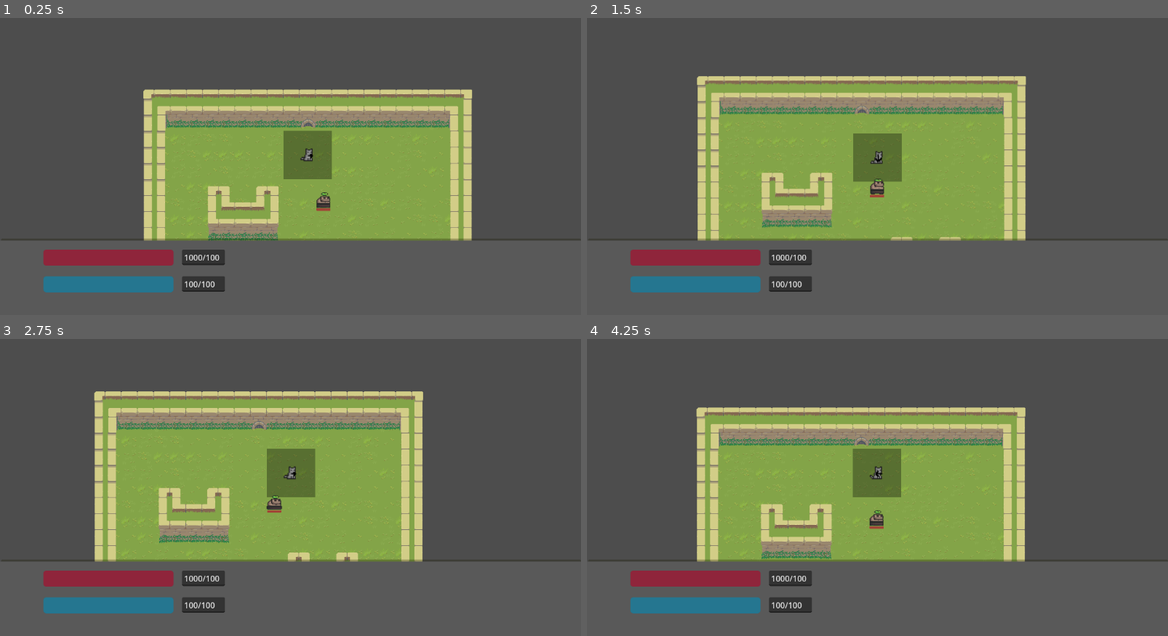
Above: before the commit, frames 1-4 (two rows, left to right).
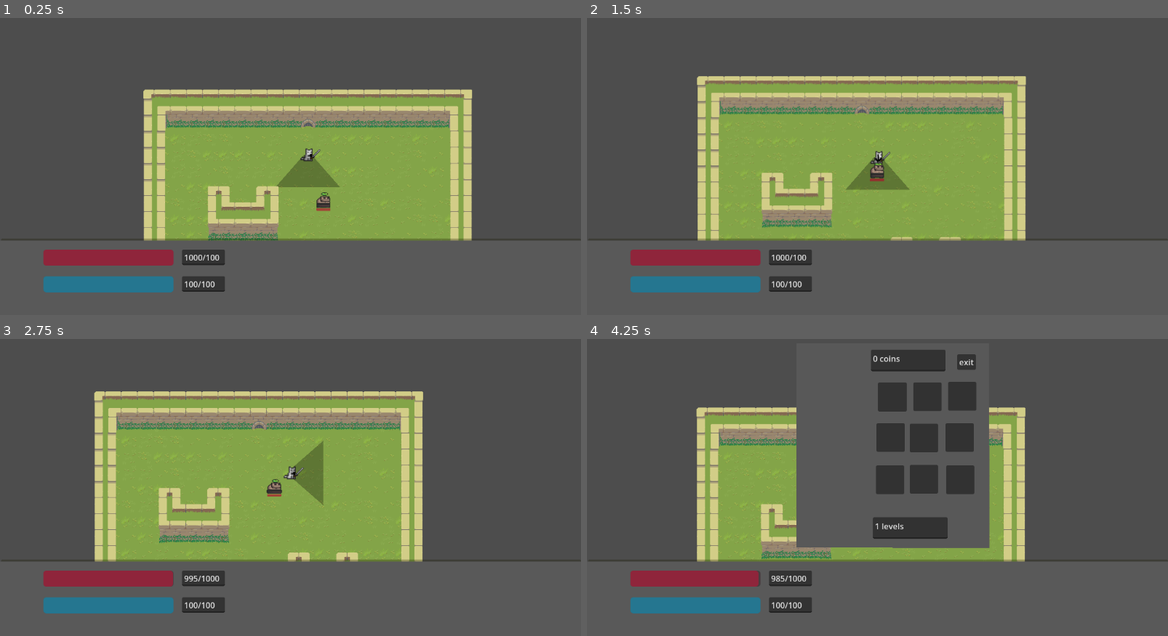
Above: after the commit, the same moments.

Repository: GilbertzRivi/DonDoon
Game: Godot game, scene res://scenes/main.tscn
The game is run twice, just before and just after one commit, with the same random seed, the same clock (stepped at 60 frames per second) and the same inputs.
Inputs:
- Up to frame 1 (0.25 s): no input
- Up to frame 2 (1.5 s): hold D (right) 0.53-1.28 s; hold S (down) from 1.28 s (still down)
- Up to frame 3 (2.75 s): release S (down) at 2.03 s; hold D (right) from 2.03 s (still down)
- Up to frame 4 (4.25 s): release D (right) at 2.78 s; hold W (up) 2.78-3.53 s; hold A (left) from 3.53 s (still down); tap E (inventory) at 4.15 s

The runs differ from the first frame. In frame 1, 1.2% of the frame differs, in the area x 47-59%, y 37-57%; in frame 2, 1.4%; in frame 3, 1.4%; in frame 4, 18%, in the area x 29-70%, y 3-84%.

Commit message:
improvements

Diff:
--- a/scenes/inventory.tscn
+++ b/scenes/inventory.tscn
@@ -1,14 +1,90 @@
 [gd_scene load_steps=2 format=3 uid="uid://cw3nekpkll8b3"]
 
-[ext_resource type="Script" path="res://scripts/UI.gd" id="1"]
+[ext_resource type="Script" path="res://scripts/inventory.gd" id="1_wi6du"]
 
-[node name="Control" type="Control"]
+[node name="inventory" type="Control"]
 layout_mode = 3
 anchors_preset = 15
 anchor_right = 1.0
 anchor_bottom = 1.0
 grow_horizontal = 2
 grow_vertical = 2
-script = ExtResource("1")
+script = ExtResource("1_wi6du")
 
 [node name="CanvasLayer" type="CanvasLayer" parent="."]
+
+[node name="Polygon2D" type="Polygon2D" parent="CanvasLayer"]
+modulate = Color(0.345098, 0.345098, 0.345098, 1)
+polygon = PackedVector2Array(415, 66, 415, 472, 798, 473, 797, 66)
+
+[node name="exit" type="Button" parent="CanvasLayer"]
+offset_left = 734.0
+offset_top = 88.0
+offset_right = 766.0
+offset_bottom = 113.0
+
+[node name="1" type="Button" parent="CanvasLayer"]
+offset_left = 577.0
+offset_top = 144.0
+offset_right = 634.0
+offset_bottom = 202.0
+
+[node name="2" type="Button" parent="CanvasLayer"]
+offset_left = 647.0
+offset_top = 144.0
+offset_right = 703.0
+offset_bottom = 201.0
+
+[node name="3" type="Button" parent="CanvasLayer"]
+offset_left = 716.0
+offset_top = 143.0
+offset_right = 772.0
+offset_bottom = 200.0
+
+[node name="4" type="Button" parent="CanvasLayer"]
+offset_left = 574.0
+offset_top = 225.0
+offset_right = 630.0
+offset_bottom = 282.0
+
+[node name="5" type="Button" parent="CanvasLayer"]
+offset_left = 640.0
+offset_top = 226.0
+offset_right = 696.0
+offset_bottom = 283.0
+
+[node name="6" type="Button" parent="CanvasLayer"]
+offset_left = 711.0
+offset_top = 225.0
+offset_right = 767.0
+offset_bottom = 282.0
+
+[node name="7" type="Button" parent="CanvasLayer"]
+offset_left = 573.0
+offset_top = 309.0
+offset_right = 629.0
+offset_bottom = 366.0
+
+[node name="8" type="Button" parent="CanvasLayer"]
+offset_left = 640.0
+offset_top = 308.0
+offset_right = 696.0
+offset_bottom = 365.0
+
+[node name="9" type="Button" parent="CanvasLayer"]
+offset_left = 712.0
+offset_top = 309.0
+offset_right = 768.0
+offset_bottom = 366.0
+
+[node name="coins" type="TextEdit" parent="CanvasLayer"]
+offset_left = 563.0
+offset_top = 79.0
+offset_right = 711.0
+offset_bottom = 122.0
+
+[node name="level" type="TextEdit" parent="CanvasLayer"]
+offset_left = 567.0
+offset_top = 412.0
+offset_right = 715.0
+offset_bottom = 455.0
--- a/scenes/loot/fists.tscn
+++ b/scenes/loot/fists.tscn
@@ -7,9 +7,9 @@
 
 [node name="Area2D" type="Area2D" parent="."]
 
+[node name="Polygon2D" type="Polygon2D" parent="Area2D"]
+modulate = Color(0, 0, 0, 0.32549)
+polygon = PackedVector2Array(-48, -48, -48, 48, 48, 48, 48, -48)
+
 [node name="CollisionPolygon2D" type="CollisionPolygon2D" parent="Area2D"]
 polygon = PackedVector2Array(-48, 48, 48, 48, 48, -48, -48, -48)
-
-[node name="Polygon2D" type="Polygon2D" parent="."]
-modulate = Color(0, 0, 0, 0.32549)
-polygon = PackedVector2Array(-48, -48, -48, 48, 48, 48, 48, -48)
--- a/scenes/loot/sword.tscn
+++ b/scenes/loot/sword.tscn
@@ -23,13 +23,13 @@
 
 [node name="Area2D" type="Area2D" parent="."]
 
+[node name="Polygon2D" type="Polygon2D" parent="Area2D"]
+modulate = Color(0, 0, 0, 0.278431)
+polygon = PackedVector2Array(-8, 0, -64, 64, 64, 64, 8, 0)
+
 [node name="CollisionPolygon2D" type="CollisionPolygon2D" parent="Area2D"]
 polygon = PackedVector2Array(-64, 64, 64, 64, 8, 0, -8, 0)
 
 [node name="AnimatedSprite2D" type="AnimatedSprite2D" parent="."]
 position = Vector2(15, -1)
 sprite_frames = SubResource("SpriteFrames_83xw7")
-
-[node name="Polygon2D" type="Polygon2D" parent="."]
-modulate = Color(0, 0, 0, 0.278431)
-polygon = PackedVector2Array(-8, 0, -64, 64, 64, 64, 8, 0)
--- a/scripts/Player.gd
+++ b/scripts/Player.gd
@@ -19,7 +19,7 @@
 var level: int = 1
 var level_treshold: int = level * 125
 var skill_points: int = 0
-var move_speed: int = 1500
+var move_speed: int = 1
 var moved_tiles: int = 0
 var attacked_times: int = 0
 var actions_done: int = 0
@@ -36,16 +36,16 @@
 	$"../UI".set_hp_bar(max_hp, hp)
 	$"../UI".set_mana_bar(max_mana, mana)
 	$"../UI".set_xp_bar(level_treshold, xp)
-	fists = load("res://scenes/loot/fists.tscn").instantiate()
+	fists = load("res://scenes/loot/sword.tscn").instantiate()
 	fists.name = "weapon"
 	add_child(fists)
 
 func _unhandled_input(event):
 	var Map = get_tree().current_scene.get_node("Map")
-	if can_move and !game_over:
+	if !game_over:
 		if event.is_action_pressed("inventory"):
 			inventory()
-		if actions_done == 0:
+		if actions_done == 0 and can_move:
 			if (event.is_action_pressed("down") or event.is_action_pressed("up") or
 				event.is_action_pressed("left") or event.is_action_pressed("right")):
 				for dir in inputs.keys():
@@ -125,18 +125,30 @@
 	$"../UI".set_xp_bar(level_treshold, xp)
 
 func inventory():
-	pass
+	var inv = get_node_or_null("../inventory")
+	if inv:
+		inv.close()
+		return
+	inv = load("res://scenes/inventory.tscn").instantiate()
+	var canvas = inv.get_node("CanvasLayer")
+	for item in eq:
+		canvas.get_node(str(int(item)+1)).text = eq[item]['name']
+	$"..".add_child(inv)
+	can_move = false
 
 func collect_loot():
 	for loot in get_tree().get_nodes_in_group("loot"):
 		var distance = sqrt(pow(loot.position.x - self.position.x, 2) + pow(loot.position.y - self.position.y, 2))
 		if distance < 10:
-			add_to_eq(loot)
-			loot.queue_free()
+			if add_to_eq(loot):
+				loot.queue_free()
 
 func add_to_eq(loot):
 	if loot.script_name == "coins":
 		self.coins += loot.amount
+		return true
 	else:
-		eq[str(len(eq))] = loot.data
-	print(eq, " ", coins)
+		if len(eq) < 9:
+			eq[str(len(eq))] = loot.data
+			return true
+	return false
--- a/scripts/enemy.gd
+++ b/scripts/enemy.gd
@@ -61,6 +61,7 @@
 
 func hit(player, given_damage, armour_penetration):
 	hp -= given_damage - given_damage * (armour - armour_penetration)
+	last_seen_player = player.position
 	if hp <= 0:
 		player.add_xp(dropped_xp)
 		remove_from_group("enemies")
@@ -132,7 +133,8 @@
 		coin.add_to_group("loot")
 		get_parent().add_child(coin)
 	else:
-		if randi()%100+1 <= loot['chance']:
+		#if randi()%100+1 <= loot['chance']:
+		if true:
 			loot = load(loot['src']).instantiate()
 			loot.script_name = choosen_loot
 			loot.position = self.position
--- /dev/null
+++ b/scripts/inventory.gd
@@ -0,0 +1,14 @@
+extends Control
+
+func _ready():
+	var exit = $"CanvasLayer/exit"
+	exit.pressed.connect(close)
+	exit.text = "exit"
+	var coins = $"CanvasLayer/coins"
+	coins.text = str($"../Player".coins) + " coins"
+	var level = $"CanvasLayer/level"
+	level.text = str($"../Player".level) + " levels"
+
+func close():
+	$"../Player".can_move = true
+	queue_free()
